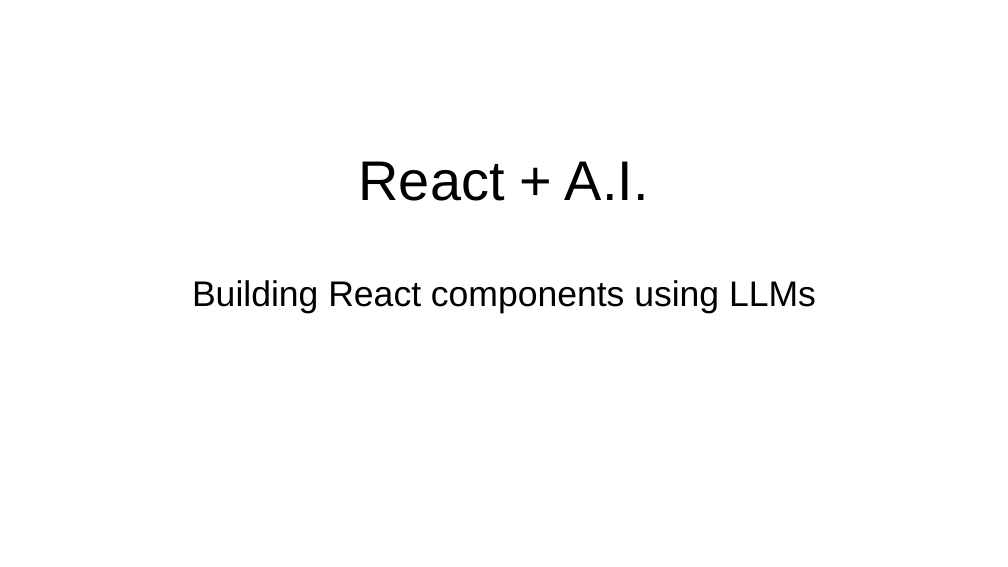
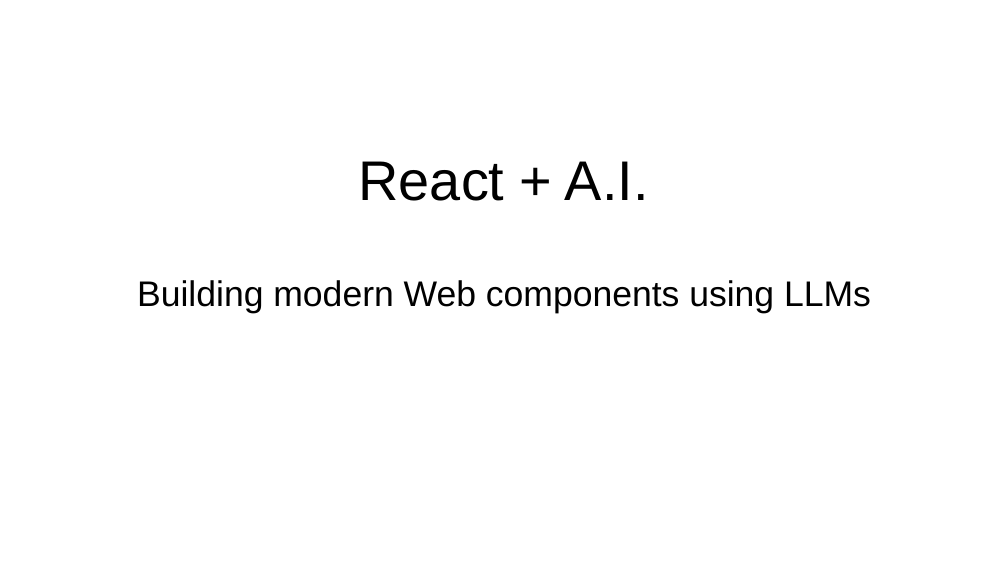
Before and after one commit to marcus-yeagle/react-tutorial, a slide deck: slide 1 of React 101.pptx. Drawn at 1008x567 pixels with LibreOffice and Linux fonts; fonts in the diff are those of the drawing. Boxes give left, top, right and bottom in pixels: in the first picture for what was removed or moved away, otherwise in the second. Text is boxed around its words. In the diff, an @@ line names an element or a change of style, - is before the commit and + after.

```diff
--- a/React 101.pptx
+++ b/React 101.pptx
@@ subtitle at [137,280,871,314]: text changed @@
-Building React components using LLMs
+Building modern Web components using LLMs
```
Also in this commit, not shown: 4 other slides changed, 1 slide added, 1 other file.
